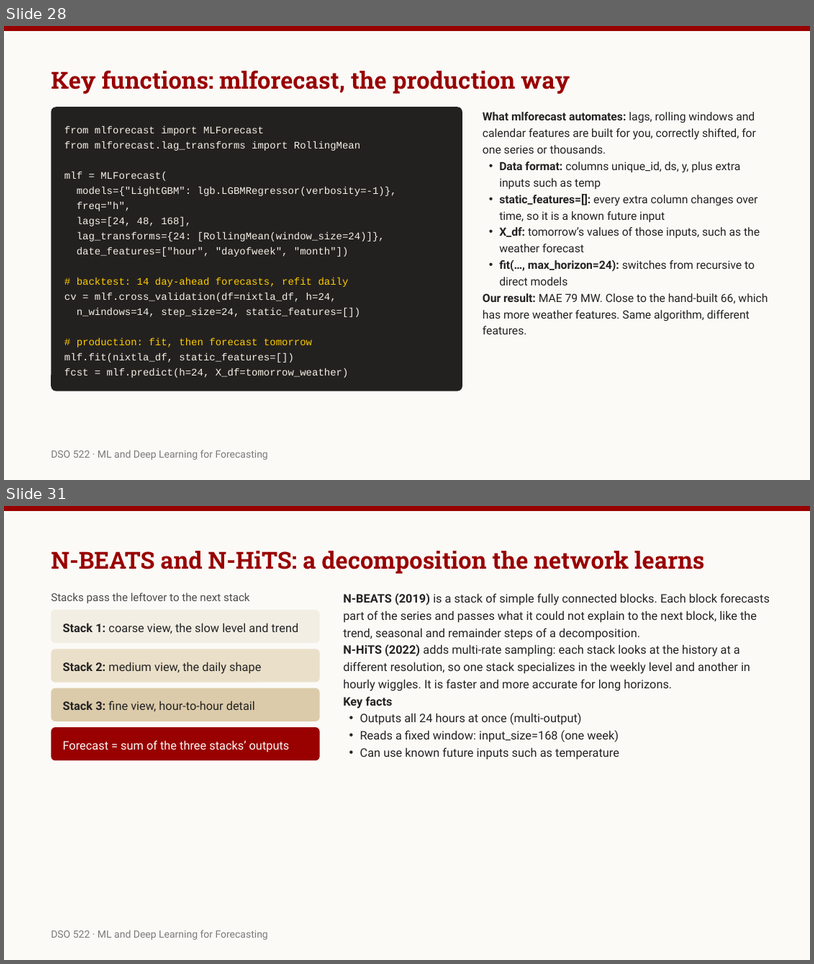
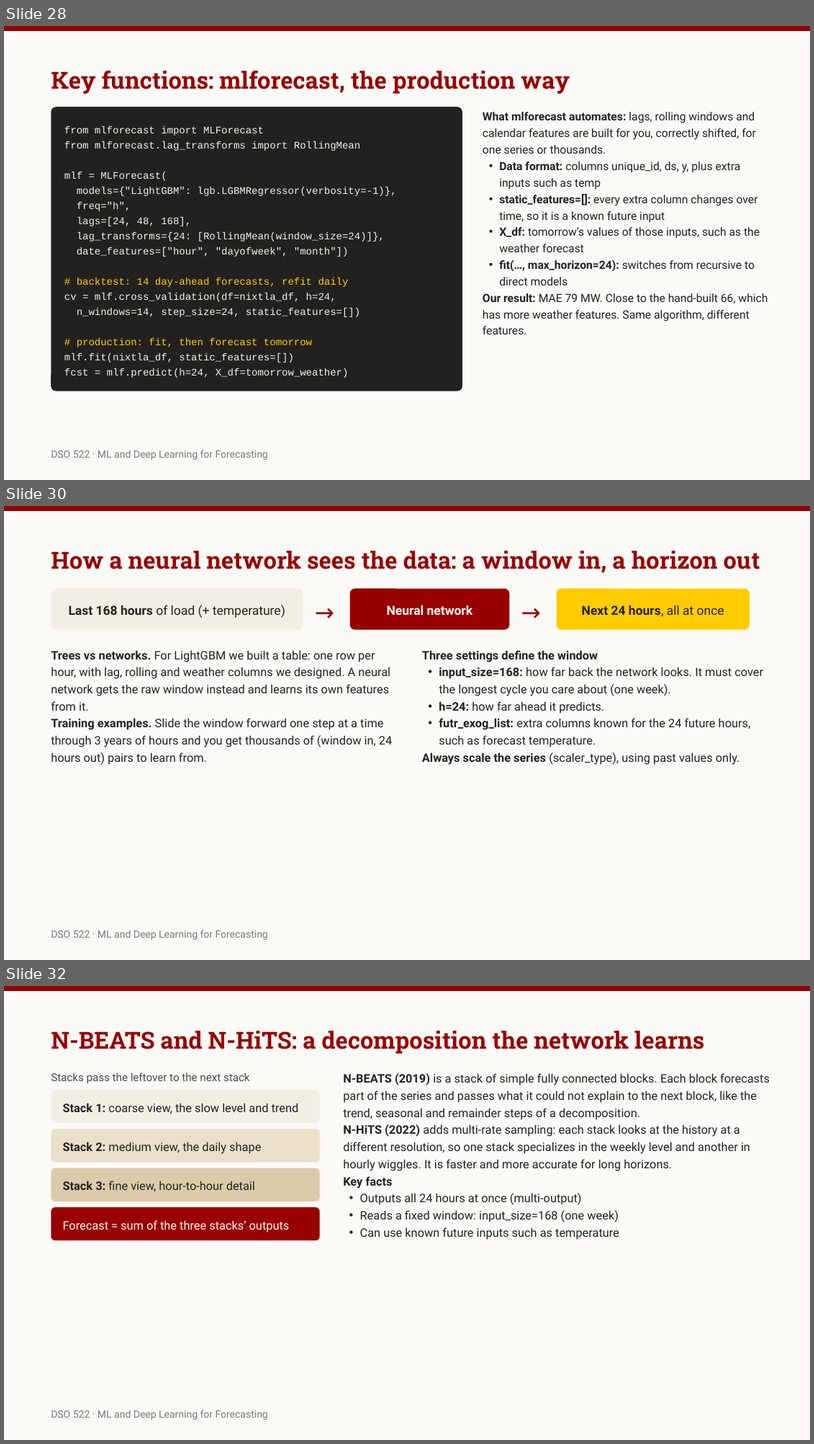
Before and after one commit to robertasgabrys/Forecasting, a slide deck: ML and Deep Learning for Forecasting.pptx. Shown one above the other, each under a label of ours: slides 28 and 31 before the commit, slides 28, 30 and 32 after it; the slides between them are not shown. The pictures are 814x964 and 814x1444 pixels, drawn with LibreOffice and Linux fonts; fonts in the diff are those of the drawing. Boxes give left, top, right and bottom in pixels: in the first picture for what was removed or moved away, otherwise in the second. Text is boxed around its words. In the diff, an @@ line names an element or a change of style, - is before the commit and + after.

```diff
--- a/ML and Deep Learning for Forecasting.pptx
+++ b/ML and Deep Learning for Forecasting.pptx
@@ slide 30 added at [4, 506, 810, 960], background #FBFAF7 @@
@@ rectangle added at [4, 506, 810, 511], fill #990000 @@
@@ title added at [51, 551, 761, 573], 28 pt, text #990000, bold @@
+How a neural network sees the data: a window in, a horizon out
@@ rounded rectangle added at [52, 588, 304, 629], fill #F3EEE4, 15 pt, text #222222 @@
+Last 168 hours of load (+ temperature)
@@ rounded rectangle added at [350, 588, 509, 629], fill #990000, 15 pt, text #FBFAF7, bold @@
+Neural network
@@ rounded rectangle added at [557, 588, 750, 629], fill #FFCC00, 15 pt, text #222222, bold @@
+Next 24 hours, all at once
@@ text added at [315, 592, 343, 627], 28 pt, text #990000 @@
+→
@@ text added at [522, 592, 550, 627], 28 pt, text #990000 @@
+→
@@ text added at [51, 650, 391, 710], 14 pt, text #222222 @@
+Trees vs networks. For LightGBM we built a table: one row per hour, with lag, rolling and weather columns we designed. A neural network gets the raw window instead and learns its own features from it.
@@ text added at [422, 650, 764, 764], 14 pt, text #222222 @@
+Three settings define the window
+• input_size=168: how far back the network looks. It must cover the longest cycle you care about (one week).
+• h=24: how far ahead it predicts.
+• futr_exog_list: extra columns known for the 24 future hours, such as forecast temperature.
+Always scale the series (scaler_type), using past values only.
@@ text added at [51, 718, 392, 764], 14 pt, text #222222 @@
+Training examples. Slide the window forward one step at a time through 3 years of hours and you get thousands of (window in, 24 hours out) pairs to learn from.
@@ text added at [51, 929, 268, 939], 12 pt, text #7A7A7A @@
+DSO 522 · ML and Deep Learning for Forecasting
@@ what was slide 31 is now slide 32 @@
```
Also in this commit, not shown: 4 slides changed, 2 other slides added, 3 other files.
